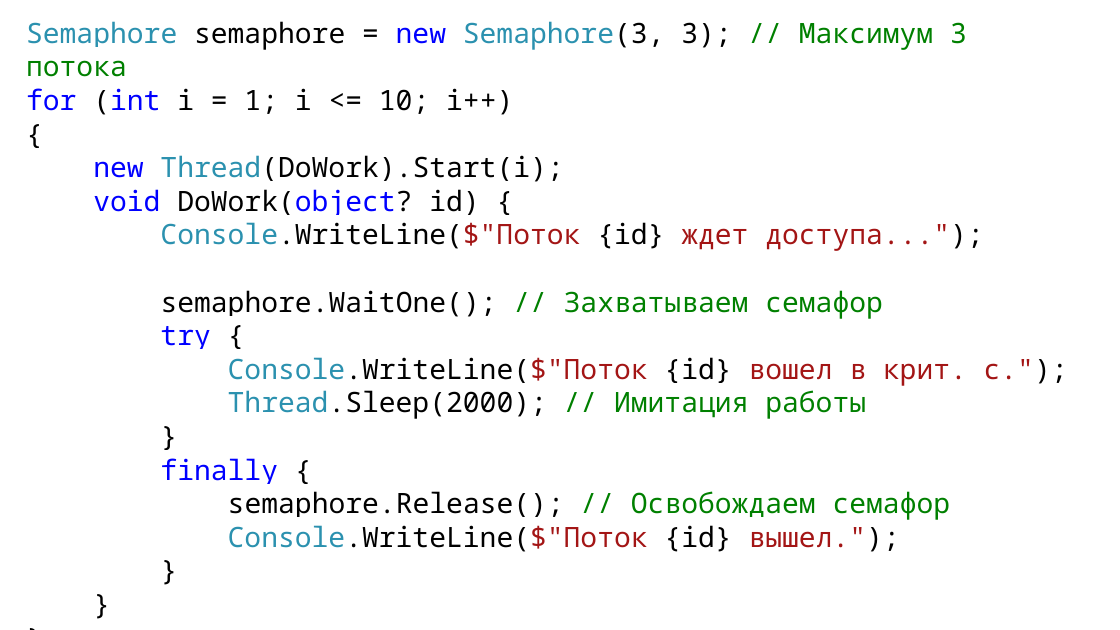
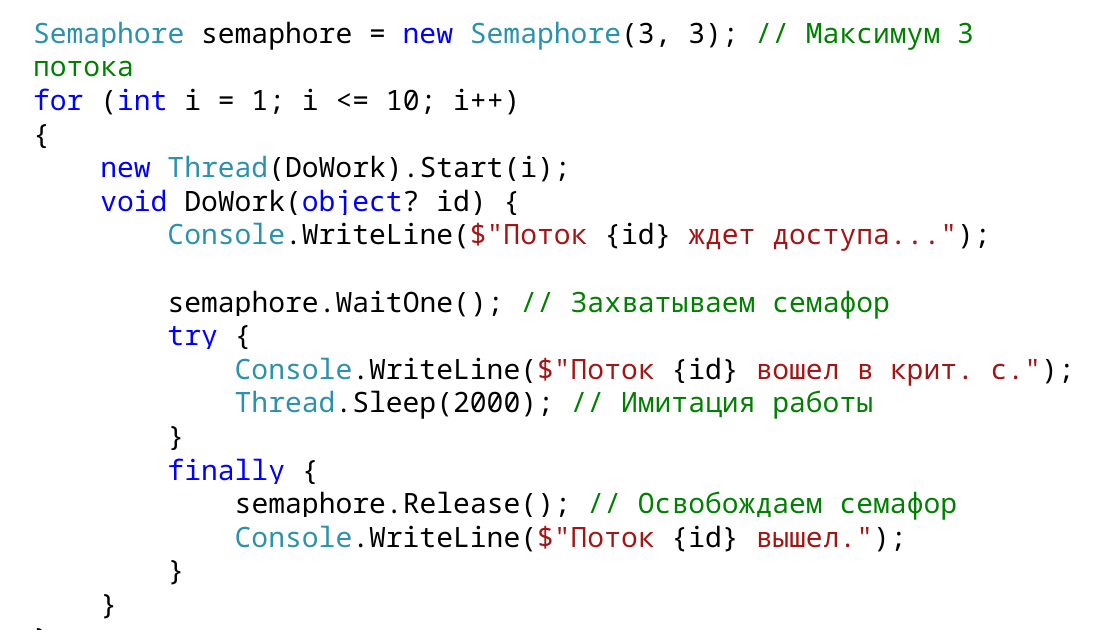
Before and after one commit to DaniilKlyukin/OOP-4, a slide deck: slide 40 of Лекции/ООП 1 лек 4.pptx. Drawn at 1120x630 pixels with LibreOffice and Linux fonts; fonts in the diff are those of the drawing. Boxes give left, top, right and bottom in pixels: in the first picture for what was removed or moved away, otherwise in the second. Text is boxed around its words. In the diff, an @@ line names an element or a change of style, - is before the commit and + after.

```diff
--- a/Лекции/ООП 1 лек 4.pptx
+++ b/Лекции/ООП 1 лек 4.pptx
@@ text "Semaphore semaphore = new Semaphore(3, ...": place and size @@
-text "Semaphore semaphore = new Semaphore(3, ..." at [26,21,1068,552]
+text "Semaphore semaphore = new Semaphore(3, ..." at [33,21,1075,552]
```
Also in this commit, not shown: 37 other slides changed.
